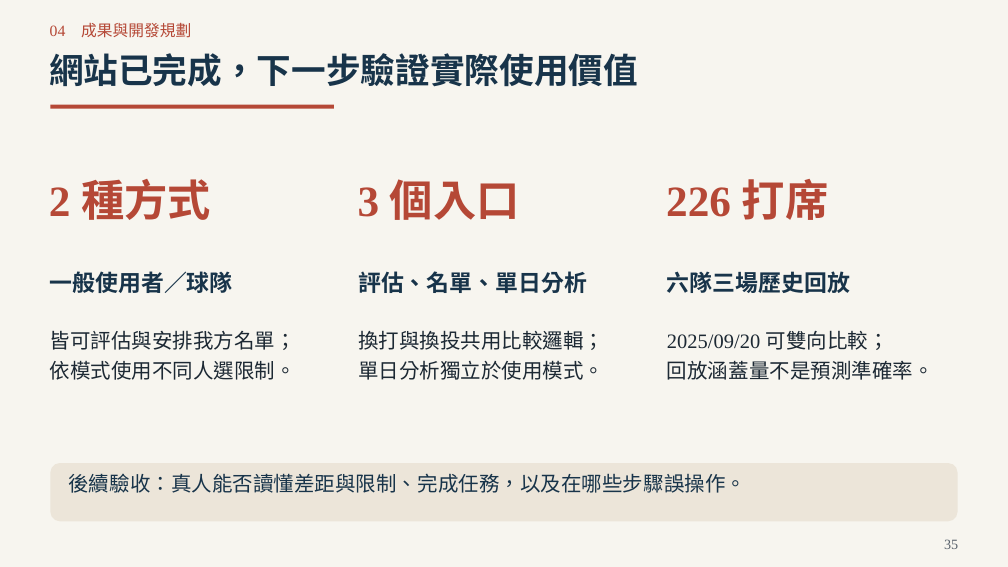
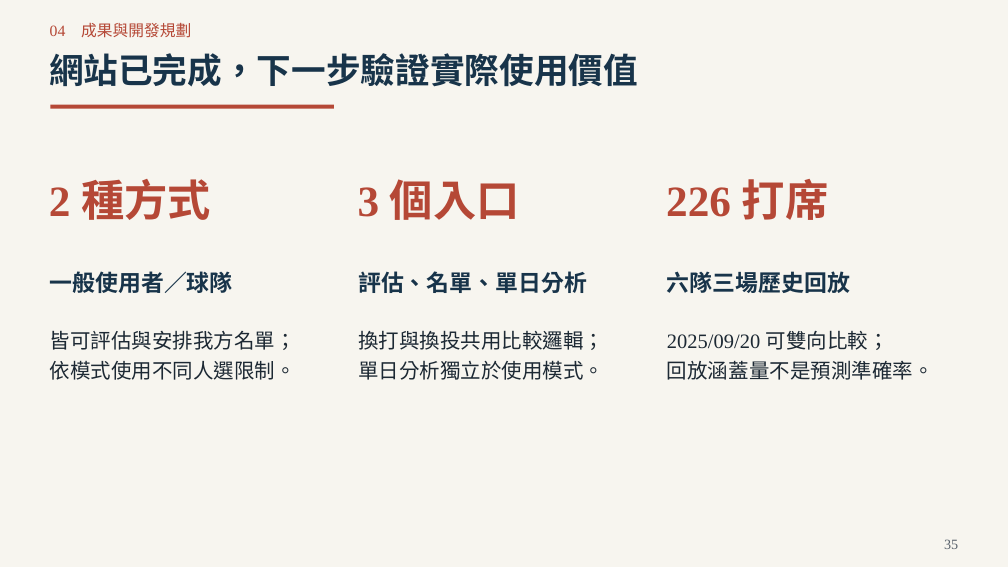
Before and after one commit to Da-Xiong-Chen/baseball_project, a slide deck: slide 35 of presentations/competition-2026/一球兩面_正式競賽版_40頁_評審閱讀優化_20261020.pptx. Drawn at 1008x567 pixels with LibreOffice and Linux fonts; fonts in the diff are those of the drawing. Boxes give left, top, right and bottom in pixels: in the first picture for what was removed or moved away, otherwise in the second. Text is boxed around its words. In the diff, an @@ line names an element or a change of style, - is before the commit and + after.

```diff
--- a/presentations/competition-2026/一球兩面_正式競賽版_40頁_評審閱讀優化_20261020.pptx
+++ b/presentations/competition-2026/一球兩面_正式競賽版_40頁_評審閱讀優化_20261020.pptx
@@ rounded rectangle removed at bbox=[51, 463, 958, 521] @@
@@ text removed at bbox=[68, 473, 746, 493] @@
-後續驗收：真人能否讀懂差距與限制、完成任務，以及在哪些步驟誤操作。
```
Also in this commit, not shown: 7 other slides changed, 4 other files.
